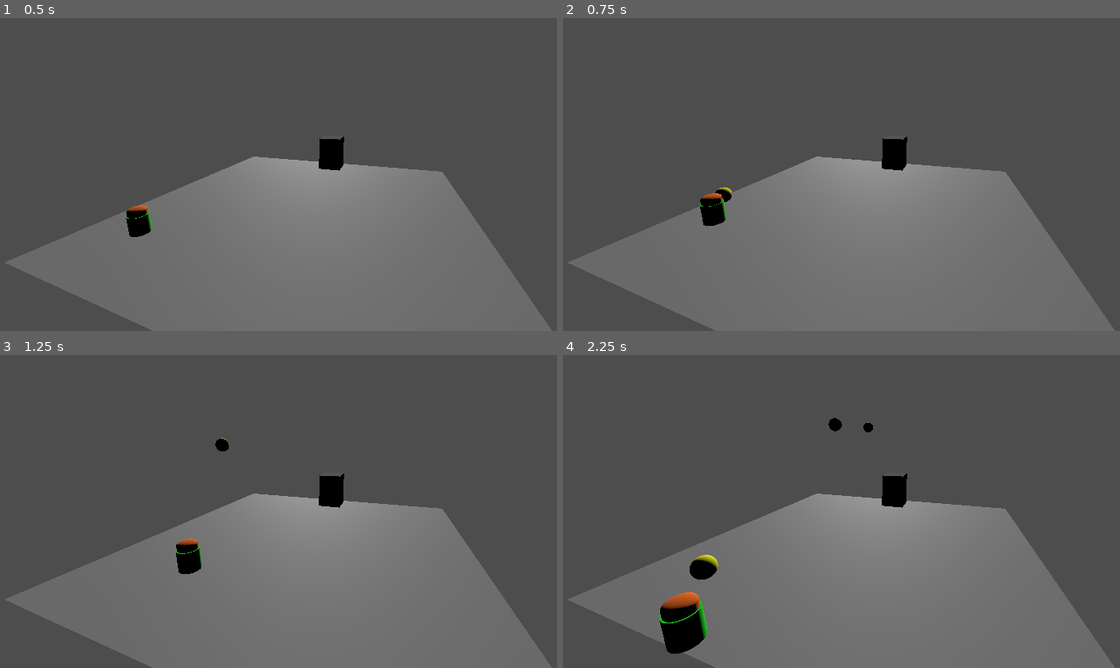
Above: before the commit, frames 1-4 (two rows, left to right).
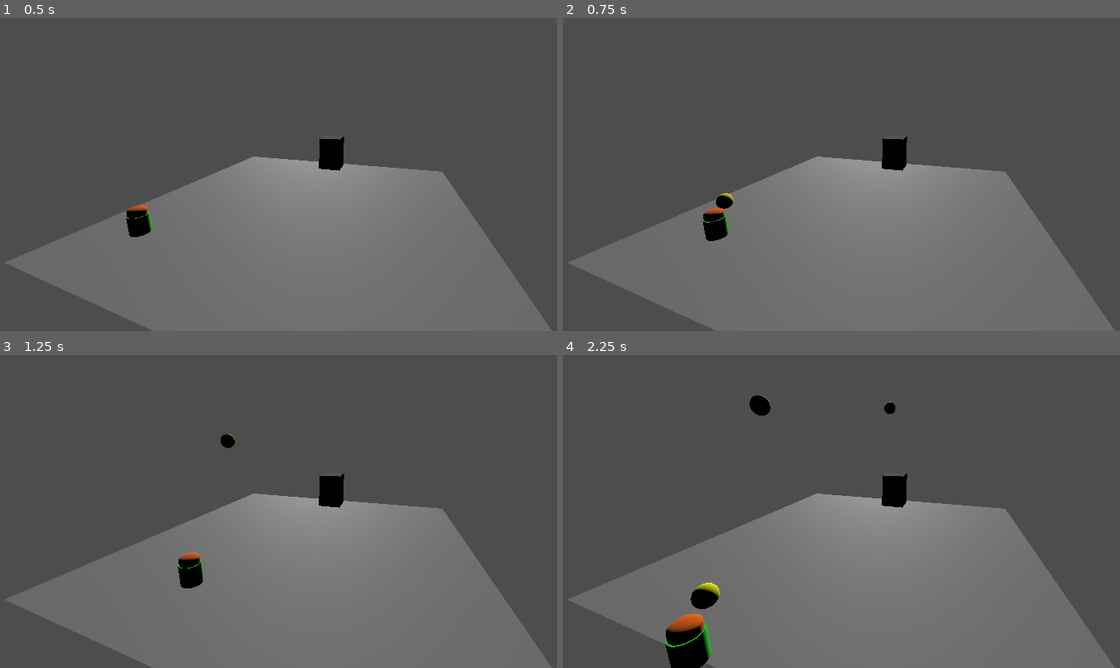
Above: after the commit, the same moments.

Repository: JohnBourassa/131LauncherSim
Game: Godot game, scene res://game.tscn
The game is run twice, just before and just after one commit, with the same random seed, the same clock (stepped at 60 frames per second) and the same inputs.
Inputs (mouse positions are in pixels of both pictures, inside the frame that each line leads up to):
- Up to frame 1 (0.5 s): no input
- Up to frame 2 (0.75 s): tap Enter (ui_accept) at 0.5 s; move the mouse to (1003, 133) at 0.52 s; hold Right (ui_right) from 0.53 s (still down); click (1003, 133) at 0.6 s
- Up to frame 3 (1.25 s): keep holding Right (ui_right); tap Enter (ui_accept) at 0.77 s
- Up to frame 4 (2.25 s): move the mouse to (735, 508) at 1.27 s; release Right (ui_right) at 1.28 s; hold Down (ui_down) 1.28-2.03 s; click (735, 508) at 1.35 s; tap Enter (ui_accept) at 1.52 s; move the mouse to (930, 411) at 2.02 s; hold Right (ui_right) from 2.03 s (still down); click (930, 411) at 2.1 s

Frame 1 is identical in both runs. In frame 2, 0.6% of the frame differs, in the area x 24-31%, y 53-72%; in frame 3, 0.6%; in frame 4, 2.3%, in the area x 17-60%, y 12-100%.

Commit message:
Started to implement move and shoot

Diff:
--- a/bot.gd
+++ b/bot.gd
@@ -2,12 +2,12 @@
 
 
 const SPEED = 5.0
-const JUMP_VELOCITY = 4.5
+const JUMP_VELOCITY = 0
 
 const BALL = preload("res://ball.tscn")
 @onready var ball_spawn: MeshInstance3D = $BallSpawn
 @onready var goal: StaticBody3D = $"../Goal"
-const h1 = 8.5
+const h1 = 10
 const h2 = 1.7
 
 func _shoot():
@@ -15,8 +15,8 @@
 	get_tree().current_scene.add_child(ballNode)
 	ballNode.global_position = ball_spawn.global_position
 	ballNode.linear_velocity.y = sqrt(19.62 * h1)
-	ballNode.linear_velocity.x = -get_velocity_x()
-	ballNode.linear_velocity.z = -get_velocity_z()
+	ballNode.linear_velocity.x = -get_velocity_x() + velocity.x
+	ballNode.linear_velocity.z = -get_velocity_z() + velocity.z
 
 func get_displacement_x() -> float:
 	var bot_pos = ball_spawn.global_transform.origin.x
@@ -30,24 +30,35 @@
 	var displacement = goal_pos - bot_pos
 	return displacement
 
+func get_flight_time() -> float:
+	var numerator = sqrt(19.62 * h1) + sqrt(19.62 * (h1 - h2))
+	return numerator / 19.62
+
 func get_pitch() -> float:
 	var numerator = h1 * (1 + sqrt(h1 - h2))
 	var denominator = sqrt(pow(get_displacement_x(), 2) + pow(get_displacement_z(), 2))
 	return atan(numerator / denominator)
 
 func get_yaw() -> float:
-	var yaw
-	if atan(get_displacement_x() / get_displacement_z()) > 0:
-		yaw = atan(get_displacement_x() / get_displacement_z())
-	else:
-		yaw = atan(get_displacement_x() / get_displacement_z()) + PI
+	var numerator = (get_displacement_x() / get_flight_time()) - velocity.x
+	var denominator = (get_displacement_z() / get_flight_time()) - velocity.z
+
+	print(get_displacement_x() / get_flight_time())
+	print(get_displacement_z() / get_flight_time())
+
+	var yaw = atan(numerator / denominator)
+	if yaw < 0:
+		yaw = yaw + PI
 	return yaw
 
 func get_launch_velocity() -> float:
 	var numerator = 19.62 * sqrt(pow(get_displacement_x(), 2) + pow(get_displacement_z(), 2))
 	var denominator = sqrt(19.62 * h1) + sqrt(19.62 * (h1 - h2))
-	var b = pow(numerator / denominator, 2)
+	var speedDif = pow(velocity.x, 2) + pow(velocity.z, 2)
+	var b = pow(numerator / denominator, 2) - speedDif
+	print(speedDif)
 	var a = 19.62 * h1
+	# return sqrt(a + b)
 	return sqrt(a + b)
 
 func get_velocity_2D() -> float:
@@ -67,10 +78,6 @@
 	if Input.is_action_just_pressed("Shoot"):
 		_shoot()
 
-	print(get_displacement_x())
-	print(get_displacement_z())
-	print(rad_to_deg(get_yaw()))
-
 	# Handle jump.
 	if Input.is_action_just_pressed("ui_accept") and is_on_floor():
 		velocity.y = JUMP_VELOCITY
